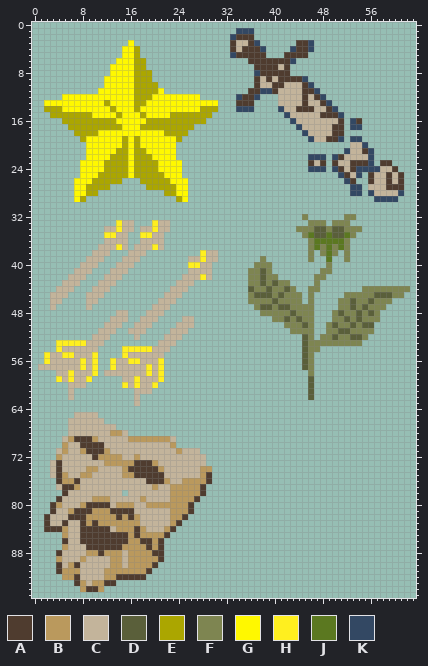
One commit to this sprite sheet: src/GameContent/Content/Sprites/GameObjects/ResourceIcons.png. This is how it looked before the edit.
The file is 64x96 pixels.
Palette (. is transparent): A #4f3c2f  B #ba995d  C #c3b49b  D #5a5f3a  E #aba600  F #7e8551  G #fff800  H #ffef1f  J #5b7820  K #334863
New version:
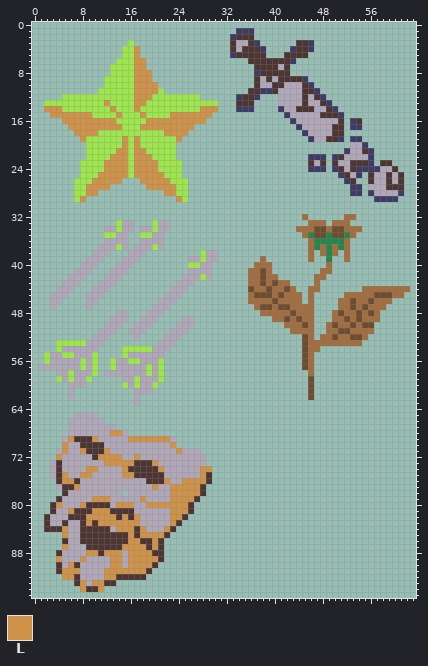
Colours new in this view: L #ce9248
The edit:
Colour A changes from #4f3c2f to #4d3533.
Colour C changes from #c3b49b to #b0a7b8.
Colour D changes from #5a5f3a to #6e4c30.
Colour F changes from #7e8551 to #a26d3f.
Colour G changes from #fff800 to #9de64e.
Colour J changes from #5b7820 to #26854c.
Colour K changes from #334863 to #3e3b65.
Colour H gives way to colour G in rows 33 to 34 at x 14 and 20; in row 35 at x 12 to 13 and 18 to 19; in row 37 at x 14 and 20; in rows 38 to 39 at x 28; in row 40 at x 26 to 27; in row 42 at x 28.
Colour H gives way to colour G in row 53 at x 4 to 8; in row 54 at x 4 and 15 to 19; in row 55 at x 2, 5 to 6, 10 and 15; in row 56 at x 2, 8, 10, 13, 16 to 17 and 21; in row 57 at x 8, 10, 13, 19 and 21; in row 58 at x 6, 10, 19 and 21.
Colour H gives way to colour G in row 59 at x 4, 6, 9, 17 and 21; in row 60 at x 15, 17 and 20.
Colour B gives way to colour L in row 68 at x 13 to 14; in row 69 at x 6, 10 and 16 to 22; in row 70 at x 5 and 23; in row 71 at x 5, 8, 12 and 24; in row 72 at x 4, 11 to 14 and 17; in row 73 at x 12 to 16 and 20.
Colour B gives way to colour L in row 74 at x 9 to 10, 15, 21 and 28 to 29; in row 75 at x 5, 8 to 9, 15 to 16 and 28; in row 76 at x 5 to 6, 22 and 25 to 28; in row 77 at x 7, 20 and 23 to 27; in row 78 at x 23 to 27; in row 79 at x 10 to 12, 18 and 23 to 26.
Colour B gives way to colour L in row 80 at x 4, 8, 14 to 16 and 19 to 25; in row 81 at x 6, 10 to 12 and 23 to 25; in row 82 at x 9 to 13, 15, 17 and 23 to 24; in row 83 at x 9, 11 to 17 and 23; in row 84 at x 5, 14 to 16, 18 and 22; in row 85 at x 5, 16 and 18 to 21.
Colour B gives way to colour L in row 86 at x 16 to 17 and 20; in row 87 at x 5, 15 to 18 and 20; in row 88 at x 9 to 10, 12 to 14 and 16 to 19; in row 89 at x 4, 8, 13 to 14 and 16 to 20; in row 90 at x 6, 13 to 14 and 16 to 19; in row 91 at x 5 to 7 and 12 to 18.
Colour B gives way to colour L in row 92 at x 5 to 6 and 12 to 13; in row 93 at x 8 and 10 to 11; in row 94 at x 8 and 11.
Colour E gives way to colour L in rows 4 to 5 at x 17; in rows 6 to 7 at x 17 to 18; in rows 8 to 9 at x 17 to 19; in rows 10 to 11 at x 17 to 20; in row 12 at x 17 to 19; in row 13 at x 12 and 17 to 18.
Colour E gives way to colour L in row 14 at x 2 to 4, 13, 17 and 28 to 30; in row 15 at x 3 to 9, 14, 18 and 23 to 29; in row 16 at x 5 to 13 and 19 to 28; in row 17 at x 6 to 14 and 18 to 26; in row 18 at x 7 to 10 and 22 to 25; in row 19 at x 8, 15, 17 and 24.
Colour E gives way to colour L in row 20 at x 15 and 17; in row 21 at x 14 to 15 and 17 to 18; in row 22 at x 13 to 15 and 17 to 19; in rows 23 to 24 at x 12 to 15 and 17 to 20; in row 25 at x 11 to 15 and 17 to 21; in row 26 at x 10 to 14 and 18 to 22.
Colour E gives way to colour L in row 27 at x 9 to 12 and 19 to 23; in row 28 at x 9 to 10 and 22 to 23; in row 29 at x 8 and 24.
Pixel boxes of the changes (left, top, right, bottom) in both pictures:
changed: (38, 28, 410, 592)
